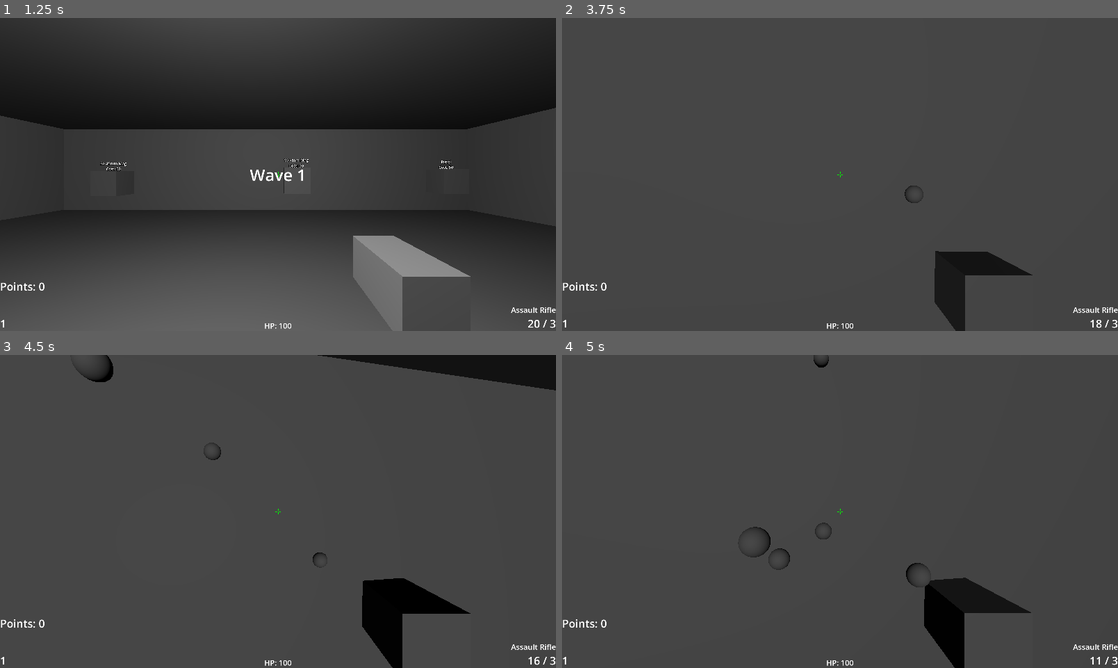
Above: before the commit, frames 1-4 (two rows, left to right).
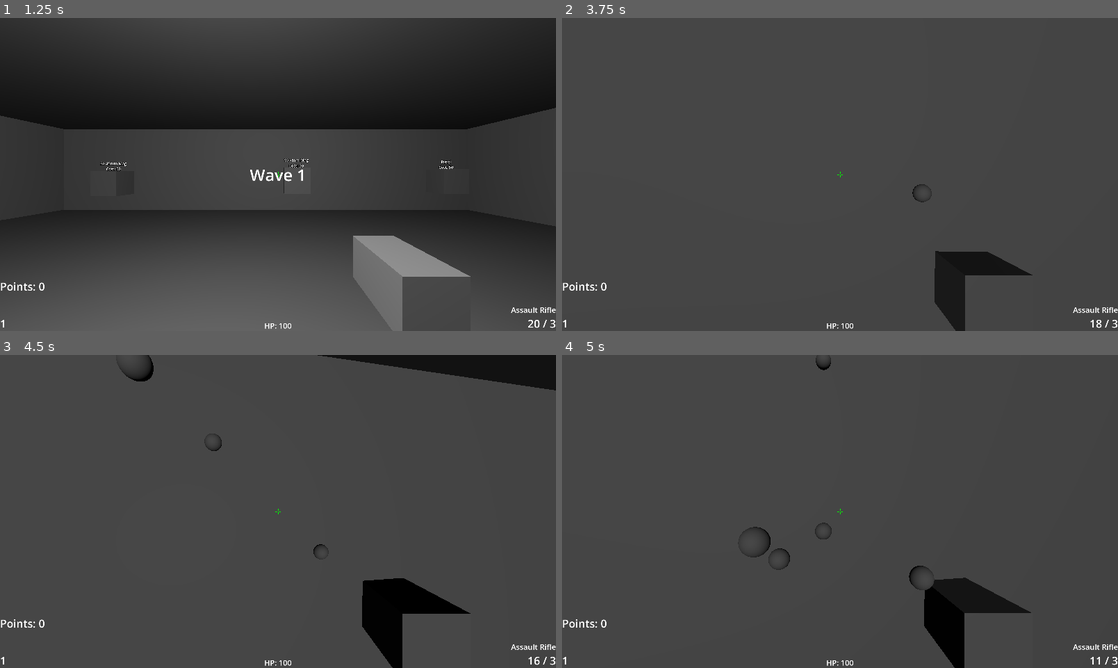
Above: after the commit, the same moments.

Repository: jarodarte/project-simba
Game: Godot game, scene res://game_start.tscn
Two runs of this game, one before a commit and one after it. Both use one fixed random seed, a clock stepped at 60 frames per second and the inputs below. Sound files missing from this copy of the repository are replaced by a short silence.
Inputs (mouse positions are in pixels of both pictures, inside the frame that each line leads up to):
- Up to frame 1 (1.25 s): click "Play" at 0.5 s
- Up to frame 2 (3.75 s): tap Enter at 1.25 s; move the mouse to (867, 174) at 1.27 s; hold W (forward) from 1.28 s (still down); tap Space (jump) at 1.35, 1.52, 1.82, 2.27, 2.3, 2.57, 3.05 s; click (867, 174) at 1.42 s; move the mouse to (812, 174) at 2.02 s; tap E (interact) at 2.1 s; move the mouse to (851, 168) at 2.77 s; hold Mouse wheel up (next_weapon) 2.78-3.53 s; move the mouse to (834, 180) at 3.52 s; tap Mouse wheel down (prev_weapon) at 3.6 s; click (834, 180) at 3.67 s
- Up to frame 3 (4.5 s): keep holding W (forward); tap Space (jump) at 3.77, 3.8, 4.07, 4.25 s; move the mouse to (316, 514) at 4.27 s; press the mouse at (316, 514) at 4.28 s
- Up to frame 4 (5 s): keep holding W (forward); tap Space (jump) at 4.52, 4.55, 4.82 s

Frame 1 is identical in both runs. In frame 2, less than 0.1% of the frame differs, in the area x 61-67%, y 53-60%; in frame 3, 0.5%, in the area x 13-60%, y 0-68%; in frame 4, 0.1%.

Commit message:
Movement Spray
implement erratic gun spray when moving or jumping

Diff:
--- a/WeaponData.gd
+++ b/WeaponData.gd
@@ -14,8 +14,9 @@
 @export var headshot_multiplier: float = 1.5
 @export var burst_count = 1
 @export var burst_delay = 0.1
-
 @export_group("Spray")
 @export var spread_radius: float = 0.0
 @export var spray_pattern: Array[Vector2] = []
 @export var spray_reset_time: float = 0.4
+@export var move_spread_max: float = 0.0
+@export var jump_spread: float = 0.0
--- a/assault_rifle_ak.tres
+++ b/assault_rifle_ak.tres
@@ -18,4 +18,6 @@
 burst_delay = 0.0
 spray_pattern = Array[Vector2]([Vector2(0, 0), Vector2(0, 0.5), Vector2(0, 1.2), Vector2(0, 2), Vector2(0, 2.9), Vector …(474 unchanged characters)…
 spray_reset_time = 0.45
+move_spread_max = 6.0
+jump_spread = 8.0
 metadata/_custom_type_script = "uid://usc4sl4sxcbl"
--- a/assault_rifle_m4.tres
+++ b/assault_rifle_m4.tres
@@ -17,4 +17,6 @@
 headshot_multiplier = 1.32
 burst_delay = 0.0
 spray_pattern = Array[Vector2]([Vector2(0, 0), Vector2(0, 0.4), Vector2(0, 0.9), Vector2(0, 1.5), Vector2(0, 2.2), Vect …(279 unchanged characters)…
+move_spread_max = 6.0
+jump_spread = 8.0
 metadata/_custom_type_script = "uid://usc4sl4sxcbl"
--- a/player.gd
+++ b/player.gd
@@ -262,6 +262,16 @@
 		var dist = randf() * current_weapon.spread_radius
 		offset_deg = Vector2(cos(angle), sin(angle)) * dist
 
+	var speed_ratio = Vector2(velocity.x, velocity.z).length()
+	speed_ratio = clamp(speed_ratio / SPEED, 0.0, 1.0)
+
+	var angle = randf() * TAU
+	var dist = randf() * current_weapon.move_spread_max * speed_ratio
+	offset_deg += Vector2(cos(angle), sin(angle)) * dist
+	if !is_on_floor():
+		angle = randf() * TAU
+		dist = randf() * current_weapon.jump_spread
+		offset_deg += Vector2(cos(angle), sin(angle)) * dist
 	# rotate base_dir by the offset using camera's local axes
 	var right = camera.global_transform.basis.x
 	var up = camera.global_transform.basis.y
--- a/smg.tres
+++ b/smg.tres
@@ -18,4 +18,6 @@
 burst_delay = 0.0
 spray_pattern = Array[Vector2]([Vector2(0, 0), Vector2(0, 0.3), Vector2(0.1, 0.6), Vector2(0.2, 0.9), Vector2(-0.1, 1.1 …(295 unchanged characters)…
 spray_reset_time = 0.3
+move_spread_max = 3.0
+jump_spread = 6.0
 metadata/_custom_type_script = "uid://usc4sl4sxcbl"
